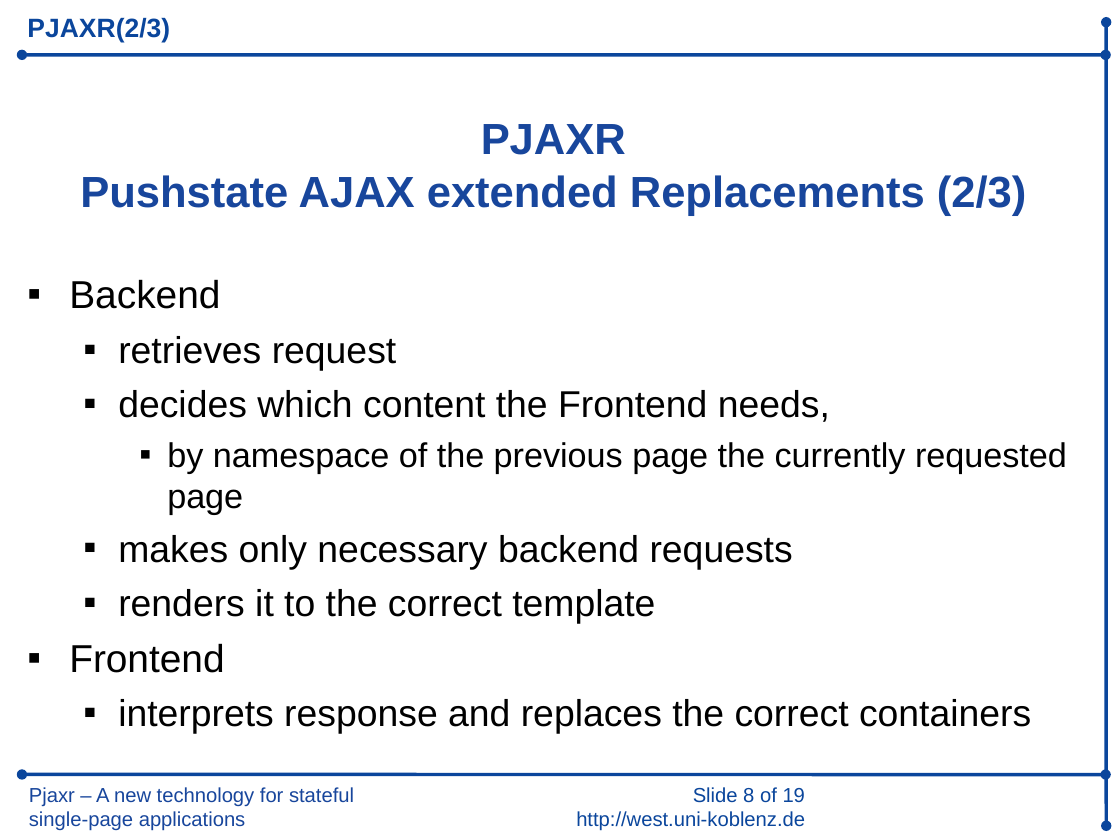
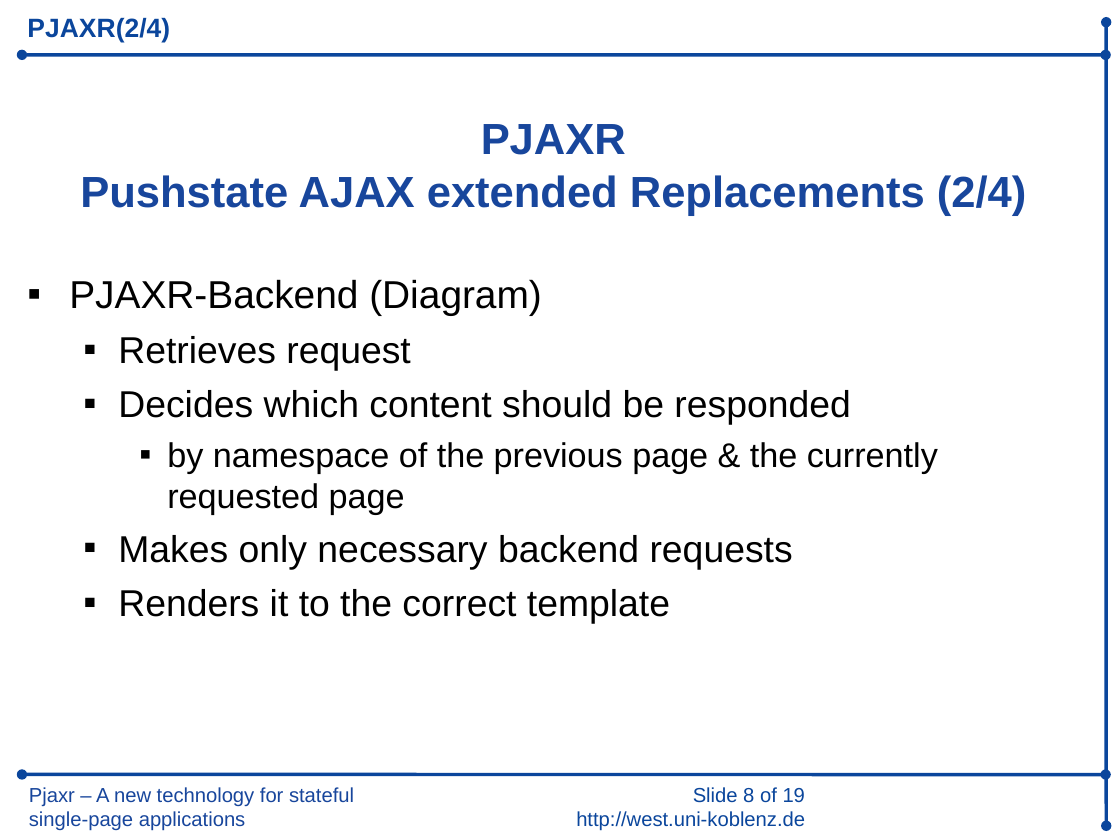
Before and after one commit to iekadou/bachelor-thesis, a slide deck: slide 8 of colloquium/colloquium.ppt. Drawn at 1120x840 pixels with LibreOffice and Linux fonts; fonts in the diff are those of the drawing; background and template pictures are left out. Boxes give left, top, right and bottom in pixels: in the first picture for what was removed or moved away, otherwise in the second. Text is boxed around its words. In the diff, an @@ line names an element or a change of style, - is before the commit and + after.

```diff
--- a/colloquium/colloquium.ppt
+++ b/colloquium/colloquium.ppt
@@ title at (27,17,170,43): text changed @@
-PJAXR(2/3)
+PJAXR(2/4)
@@ text at (80,175,1026,216): text changed @@
-Pushstate AJAX extended Replacements (2/3)
+Pushstate AJAX extended Replacements (2/4)
@@ text at (69,279,938,623): text changed @@
-▪ Backend
-  ▪ retrieves request
-  ▪ decides which content the Frontend needs,
-    ▪ by namespace of the previous page the currently requested page
-  ▪ makes only necessary backend requests
-  ▪ renders it to the correct template
-▪ Frontend
-  ▪ interprets response and replaces the correct containers
+▪ PJAXR-Backend (Diagram)
+  ▪ Retrieves request
+  ▪ Decides which content should be responded
+    ▪ by namespace of the previous page & the currently requested page
+  ▪ Makes only necessary backend requests
+  ▪ Renders it to the correct template
```
Also in this commit, not shown: 13 other slides changed, 3 slides added, 1 slide removed, 2 other files.
